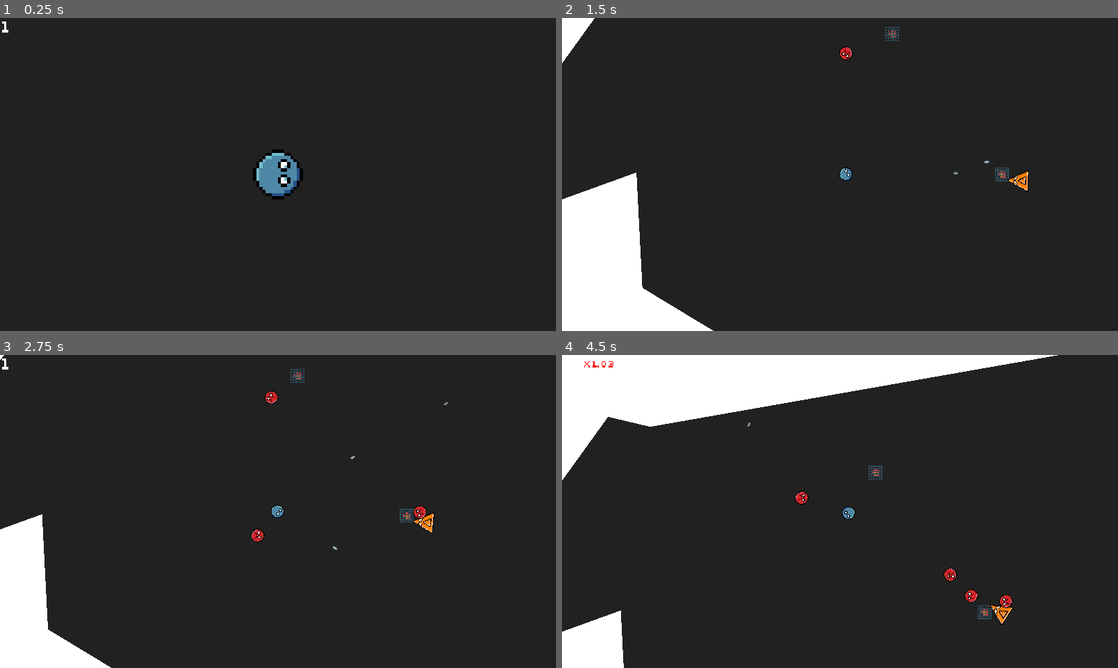
Above: before the commit, frames 1-4 (two rows, left to right).
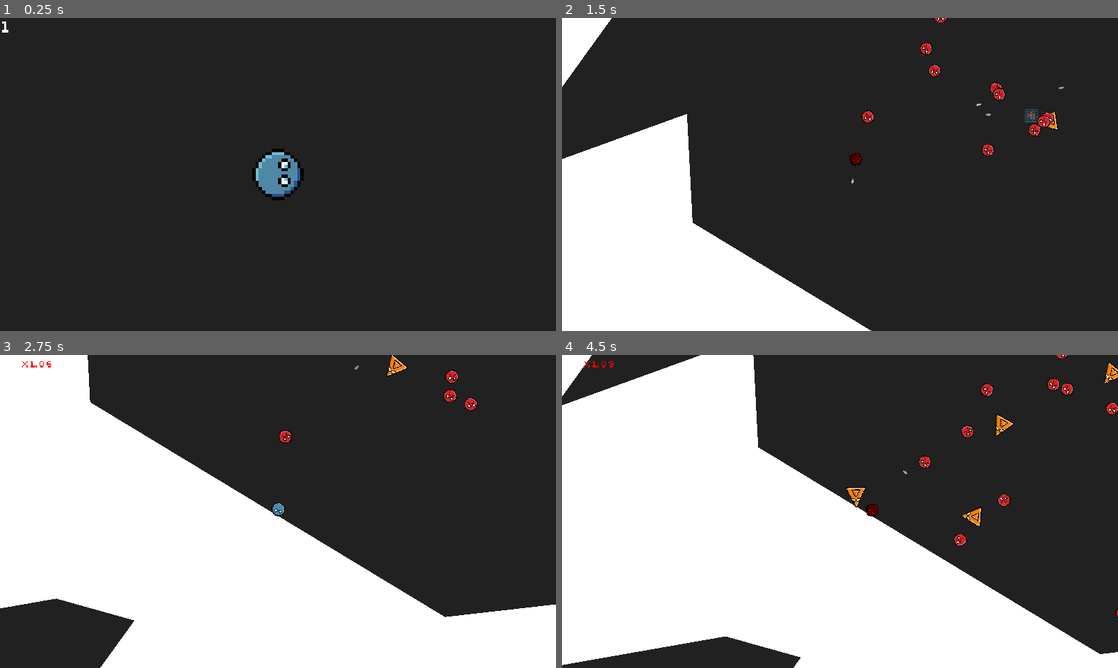
Above: after the commit, the same moments.

Repository: veprogames/top-down-incremental
Game: Godot game, scene res://level/level.tscn
The game is run twice, just before and just after one commit, with the same random seed, the same clock (stepped at 60 frames per second) and the same inputs.
Inputs (mouse positions are in pixels of both pictures, inside the frame that each line leads up to):
- Up to frame 1 (0.25 s): no input
- Up to frame 2 (1.5 s): move the mouse to (867, 174) at 0.52 s; move the mouse to (812, 174) at 1.27 s
- Up to frame 3 (2.75 s): move the mouse to (289, 505) at 2.02 s
- Up to frame 4 (4.5 s): move the mouse to (834, 517) at 2.77 s; move the mouse to (878, 514) at 3.52 s; move the mouse to (795, 508) at 4.27 s

The runs differ from the first frame. In frame 1, 0.2% of the frame differs, in the area x 45-55%, y 41-59%; in frame 2, 15%; in frame 3, 49%; in frame 4, 55%, in the area x 0-100%, y 0-100%.

Commit message:
one single enemy hitbox, physics engine tweaks, stress test

Diff:
--- a/bullet/bullet.gd
+++ b/bullet/bullet.gd
@@ -43,3 +43,10 @@
 	travelled += motion.length() / MAX_TRAVEL_DISTANCE
 
 	speed_multiplier += SPEED_MULTIPLIER_ACCELERATION * delta
+
+
+func _on_body_entered(body: Node2D) -> void:
+	var enemy: Enemy = body as Enemy
+	if enemy:
+		queue_free()
+		enemy.damage(damage)
--- a/bullet/bullet.tscn
+++ b/bullet/bullet.tscn
@@ -16,3 +16,5 @@
 
 [node name="CollisionShape2D" type="CollisionShape2D" parent="."]
 shape = SubResource("RectangleShape2D_536nn")
+
+[connection signal="body_entered" from="." to="." method="_on_body_entered"]
--- a/enemy/enemies/enemy_green.tscn
+++ b/enemy/enemies/enemy_green.tscn
@@ -11,13 +11,7 @@
 texture = ExtResource("2_nkbcx")
 
 [node name="CollisionShape2D" parent="." index="1"]
-shape = null
+disabled = true
 
-[node name="CollisionPolygon2D" type="CollisionPolygon2D" parent="." index="2"]
+[node name="CollisionPolygon2D2" type="CollisionPolygon2D" parent="." index="2"]
 polygon = PackedVector2Array(19, 0, 8, -19, -8, -19, -19, 0, -8, 19, 9, 19)
-
-[node name="CollisionPolygon2D" type="CollisionPolygon2D" parent="HitArea" index="0"]
-polygon = PackedVector2Array(21, 0, 16, -16, 9, -20, -9, -20, -18, -14, -20, 0, -17, 13, -9, 20, 9, 20, 17, 13)
-
-[node name="CollisionShape2D2" parent="HitArea" index="1"]
-shape = null
--- a/enemy/enemies/enemy_orange.tscn
+++ b/enemy/enemies/enemy_orange.tscn
@@ -10,14 +10,8 @@
 [node name="Sprite" parent="." index="0"]
 texture = ExtResource("2_wybay")
 
-[node name="CollisionShape2D" parent="." index="1"]
-shape = null
+[node name="CollisionPolygon2D" type="CollisionPolygon2D" parent="." index="1"]
+polygon = PackedVector2Array(14, 0, -12, -12, -12, 12)
 
-[node name="CollisionPolygon2D2" type="CollisionPolygon2D" parent="." index="2"]
-polygon = PackedVector2Array(11, 0, -11, -11, -11, 11)
-
-[node name="CollisionShape2D2" parent="HitArea" index="0"]
-shape = null
-
-[node name="CollisionPolygon2D" type="CollisionPolygon2D" parent="HitArea" index="1"]
-polygon = PackedVector2Array(14, 0, -13, -13, -13, 13)
+[node name="CollisionShape2D" parent="." index="2"]
+disabled = true
--- a/enemy/enemies/enemy_red.tscn
+++ b/enemy/enemies/enemy_red.tscn
@@ -1,13 +1,10 @@
-[gd_scene load_steps=5 format=3 uid="uid://d31pk84rjgunr"]
+[gd_scene load_steps=4 format=3 uid="uid://d31pk84rjgunr"]
 
 [ext_resource type="PackedScene" uid="uid://bprric2282qeg" path="res://enemy/enemy.tscn" id="1_k4h7d"]
 [ext_resource type="Texture2D" uid="uid://fh1o0uq1jl33" path="res://enemy/enemies/enemy_red.png" id="2_tydix"]
 
 [sub_resource type="CircleShape2D" id="CircleShape2D_1cno8"]
 radius = 7.0
-
-[sub_resource type="CircleShape2D" id="CircleShape2D_ijqdt"]
-radius = 9.0
 
 [node name="EnemyRed" instance=ExtResource("1_k4h7d")]
 
@@ -16,6 +13,3 @@
 
 [node name="CollisionShape2D" parent="." index="1"]
 shape = SubResource("CircleShape2D_1cno8")
-
-[node name="CollisionShape2D2" parent="HitArea" index="0"]
-shape = SubResource("CircleShape2D_ijqdt")
--- a/enemy/enemies/enemy_yellow.tscn
+++ b/enemy/enemies/enemy_yellow.tscn
@@ -1,13 +1,10 @@
-[gd_scene load_steps=5 format=3 uid="uid://onfj8mic8p58"]
+[gd_scene load_steps=4 format=3 uid="uid://onfj8mic8p58"]
 
 [ext_resource type="PackedScene" uid="uid://bprric2282qeg" path="res://enemy/enemy.tscn" id="1_ogybm"]
 [ext_resource type="Texture2D" uid="uid://how7e07ibnov" path="res://enemy/enemies/enemy_yellow.png" id="2_bg0i7"]
 
 [sub_resource type="RectangleShape2D" id="RectangleShape2D_k5143"]
 size = Vector2(22, 22)
-
-[sub_resource type="RectangleShape2D" id="RectangleShape2D_fjru1"]
-size = Vector2(28, 28)
 
 [node name="EnemyYellow" instance=ExtResource("1_ogybm")]
 hp = 30.0
@@ -19,7 +16,3 @@
 [node name="CollisionShape2D" parent="." index="1"]
 rotation = 0.785398
 shape = SubResource("RectangleShape2D_k5143")
-
-[node name="CollisionShape2D2" parent="HitArea" index="0"]
-rotation = 0.785398
-shape = SubResource("RectangleShape2D_fjru1")
--- a/enemy/enemy.gd
+++ b/enemy/enemy.gd
@@ -23,11 +23,8 @@
 	move_and_slide()
 
 
-func _on_hit_area_area_entered(area: Area2D) -> void:
-	var bullet: Bullet = area as Bullet
-	if bullet:
-		area.queue_free()
-		current_hp -= bullet.damage
-		if current_hp <= 0:
-			Events.enemy_died.emit(self)
-			queue_free()
+func damage(amount: float) -> void:
+	current_hp -= amount
+	if current_hp <= 0:
+		Events.enemy_died.emit(self)
+		queue_free()
--- a/enemy/enemy.tscn
+++ b/enemy/enemy.tscn
@@ -4,18 +4,10 @@
 
 [node name="Enemy" type="CharacterBody2D"]
 collision_layer = 8
-collision_mask = 14
+collision_mask = 4
 motion_mode = 1
 script = ExtResource("1_kqjdg")
 
 [node name="Sprite" type="Sprite2D" parent="."]
 
 [node name="CollisionShape2D" type="CollisionShape2D" parent="."]
-
-[node name="HitArea" type="Area2D" parent="."]
-collision_layer = 8
-collision_mask = 6
-
-[node name="CollisionShape2D2" type="CollisionShape2D" parent="HitArea"]
-
-[connection signal="area_entered" from="HitArea" to="." method="_on_hit_area_area_entered"]
--- a/project.godot
+++ b/project.godot
@@ -13,6 +13,7 @@
 config/name="Top Down Incremental"
 run/main_scene="res://level/level.tscn"
 config/features=PackedStringArray("4.3", "Mobile")
+run/max_fps=240
 config/icon="res://icon.svg"
 
 [autoload]
@@ -53,7 +54,10 @@
 
 [physics]
 
-common/physics_ticks_per_second=240
+common/physics_ticks_per_second=120
+2d/physics_engine="GodotPhysics2D"
+2d/solver/solver_iterations=4
+common/physics_interpolation=true
 
 [rendering]
 
--- a/spawner/spawner.tscn
+++ b/spawner/spawner.tscn
@@ -15,6 +15,7 @@
 texture = ExtResource("1_6abij")
 
 [node name="Timer" type="Timer" parent="."]
+wait_time = 0.2
 autostart = true
 
 [node name="CollisionShape2D" type="CollisionShape2D" parent="."]
